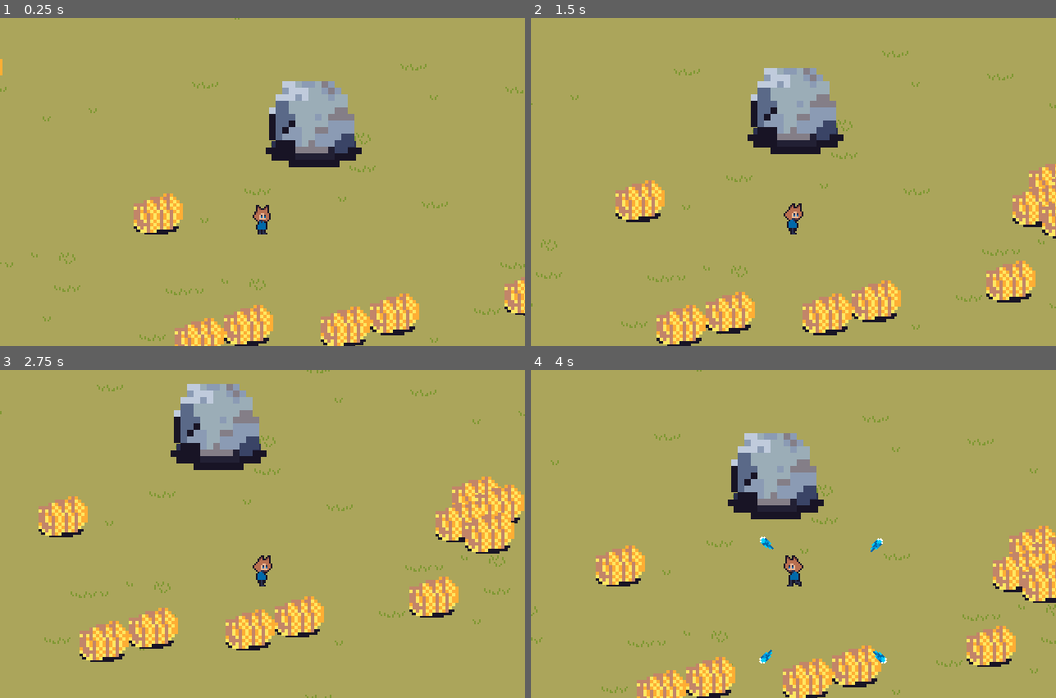
Above: before the commit, frames 1-4 (two rows, left to right).
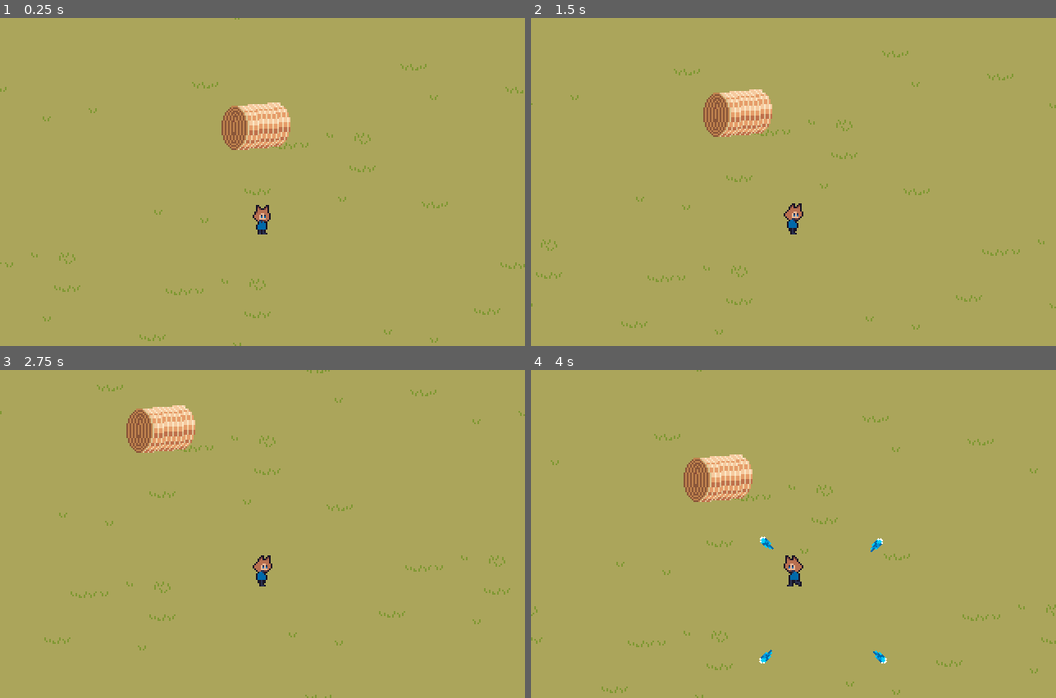
Above: after the commit, the same moments.

Repository: ColtonPhillips/its-spreading
Game: Godot game, scene res://scenes/world.tscn
Same seed, same stepped clock (60 frames per second), same inputs: the game is played once before the commit and once after it. This scene is started directly instead of the project's main scene. Sound files missing from this copy of the repository are replaced by a short silence.
Inputs:
- Up to frame 1 (0.25 s): no input
- Up to frame 2 (1.5 s): hold D (move_right) 0.53-1.28 s; hold S (move_down) from 1.28 s (still down)
- Up to frame 3 (2.75 s): release S (move_down) at 2.03 s; hold D (move_right) from 2.03 s (still down)
- Up to frame 4 (4 s): release D (move_right) at 2.78 s; hold W (move_up) 2.78-3.53 s; hold A (move_left) from 3.53 s (still down)

The runs differ from the first frame. In frame 1, 9.8% of the frame differs, in the area x 0-100%, y 12-100%; in frame 2, 12%; in frame 3, 14%, in the area x 7-100%, y 4-89%; in frame 4, 13%.

Commit message:
add hay bale

Diff:
--- a/scenes/gameplay/obstacles/blocks/bale_block.tscn
+++ b/scenes/gameplay/obstacles/blocks/bale_block.tscn
@@ -1,31 +1,20 @@
-[gd_scene load_steps=5 format=3 uid="uid://bk8yby3ot6nju"]
+[gd_scene load_steps=4 format=3 uid="uid://bk8yby3ot6nju"]
 
 [ext_resource type="PackedScene" uid="uid://kcswp7pahkxl" path="res://scenes/gameplay/obstacles/block.tscn" id="1_1qq4d"]
-[ext_resource type="Texture2D" uid="uid://uga1vtov1byt" path="res://art/gameplay/environment/misc.png" id="2_tgjao"]
-[ext_resource type="Texture2D" uid="uid://d07g3qtks3hl2" path="res://art/gameplay/shadow.png" id="3_36vbj"]
+[ext_resource type="Texture2D" uid="uid://6liiirbd1fed" path="res://art/gameplay/environment/hay_bale.png" id="2_ahk8s"]
 
-[sub_resource type="CircleShape2D" id="CircleShape2D_gura5"]
+[sub_resource type="CapsuleShape2D" id="CapsuleShape2D_m3nsp"]
+radius = 11.5417
+height = 43.1045
 
 [node name="BaleBlock" instance=ExtResource("1_1qq4d")]
-scale = Vector2(2, 2)
 
 [node name="Sprite2D" parent="." index="0"]
-position = Vector2(1.375, 5.78)
-texture = ExtResource("2_tgjao")
-region_enabled = true
+position = Vector2(0, -0.5)
+texture = ExtResource("2_ahk8s")
 region_rect = Rect2(0, 15.3248, 17.2166, 16.6752)
 
-[node name="Shadow" type="Sprite2D" parent="Sprite2D" index="0"]
-z_index = -1
-position = Vector2(-0.375001, -7.28)
-scale = Vector2(0.8125, 0.875)
-texture = ExtResource("3_36vbj")
-
 [node name="CollisionShape2D" parent="." index="1"]
-position = Vector2(1.375, 5.78)
-shape = SubResource("CircleShape2D_gura5")
-disabled = true
-
-[node name="CollisionPolygon2D" type="CollisionPolygon2D" parent="." index="2"]
-position = Vector2(1.275, 5.48)
-polygon = PackedVector2Array(-4.1, 5.7, -7.85, -2.15, 1.9, -5.4, 6.9, 1.7)
+position = Vector2(1, 10)
+rotation = 1.50098
+shape = SubResource("CapsuleShape2D_m3nsp")
--- a/scenes/gameplay/obstacles/rock.tscn
+++ /dev/null
@@ -1,21 +0,0 @@
-[gd_scene load_steps=3 format=3 uid="uid://bxjewhfinip"]
-
-[ext_resource type="Texture2D" uid="uid://uga1vtov1byt" path="res://art/gameplay/environment/misc.png" id="1_tstaa"]
-
-[sub_resource type="CapsuleShape2D" id="CapsuleShape2D_bde42"]
-radius = 4.4
-height = 13.6
-
-[node name="Rock" type="StaticBody2D"]
-scale = Vector2(2.5, 2.5)
-
-[node name="Sprite2D" type="Sprite2D" parent="."]
-position = Vector2(0.8, -2.4)
-texture = ExtResource("1_tstaa")
-region_enabled = true
-region_rect = Rect2(16, 0, 16, 16)
-
-[node name="CollisionShape2D" type="CollisionShape2D" parent="."]
-position = Vector2(-0.8, -0.4)
-rotation = 1.5708
-shape = SubResource("CapsuleShape2D_bde42")
--- a/scenes/gameplay/testing_chamber.tscn
+++ b/scenes/gameplay/testing_chamber.tscn
@@ -10,82 +10,52 @@
 position = Vector2(64, 0)
 
 [node name="BaleBlock" parent="." instance=ExtResource("2_74otc")]
-position = Vector2(130, -57)
+position = Vector2(-84, 873)
 
 [node name="BaleBlock2" parent="." instance=ExtResource("2_74otc")]
-position = Vector2(154, -67)
+position = Vector2(-236, -509)
 
 [node name="BlockRiock" parent="." instance=ExtResource("3_3diva")]
 position = Vector2(194, -173)
 
 [node name="BaleBlock3" parent="." instance=ExtResource("2_74otc")]
-position = Vector2(148, -50)
+position = Vector2(-241, -163)
 
 [node name="BaleBlock4" parent="." instance=ExtResource("2_74otc")]
 position = Vector2(96, -125)
 
 [node name="BaleBlock5" parent="." instance=ExtResource("2_74otc")]
-position = Vector2(140, -72)
-
-[node name="BaleBlock8" parent="." instance=ExtResource("2_74otc")]
-position = Vector2(338, -122)
-
-[node name="BaleBlock9" parent="." instance=ExtResource("2_74otc")]
-position = Vector2(362, -132)
-
-[node name="BaleBlock10" parent="." instance=ExtResource("2_74otc")]
-position = Vector2(356, -115)
-
-[node name="BaleBlock11" parent="." instance=ExtResource("2_74otc")]
-position = Vector2(348, -137)
+position = Vector2(-374, -407)
 
 [node name="BaleBlock6" parent="." instance=ExtResource("2_74otc")]
-position = Vector2(-18, -91)
+position = Vector2(-42, -323)
 
 [node name="BlockRiock2" parent="." instance=ExtResource("3_3diva")]
 position = Vector2(123, 108)
 
 [node name="BaleBlock12" parent="." instance=ExtResource("2_74otc")]
-position = Vector2(25, 156)
+position = Vector2(-78, 59)
 
 [node name="BaleBlock13" parent="." instance=ExtResource("2_74otc")]
-position = Vector2(267, 159)
+position = Vector2(432, 1014)
 
 [node name="BaleBlock14" parent="." instance=ExtResource("2_74otc")]
-position = Vector2(291, 149)
+position = Vector2(558, 854)
 
 [node name="BaleBlock15" parent="." instance=ExtResource("2_74otc")]
-position = Vector2(285, 166)
+position = Vector2(186, 420)
 
 [node name="BaleBlock16" parent="." instance=ExtResource("2_74otc")]
-position = Vector2(277, 144)
+position = Vector2(339, 164)
 
 [node name="BaleBlock17" parent="." instance=ExtResource("2_74otc")]
-position = Vector2(-89, 190)
-
-[node name="BaleBlock7" parent="." instance=ExtResource("2_74otc")]
-position = Vector2(269, 24)
+position = Vector2(-81, 446)
 
 [node name="BaleBlock18" parent="." instance=ExtResource("2_74otc")]
-position = Vector2(831, 120)
+position = Vector2(242, 802)
 
 [node name="BaleBlock19" parent="." instance=ExtResource("2_74otc")]
-position = Vector2(801, 128)
-
-[node name="BaleBlock20" parent="." instance=ExtResource("2_74otc")]
-position = Vector2(742, 127)
-
-[node name="BaleBlock21" parent="." instance=ExtResource("2_74otc")]
-position = Vector2(712, 135)
-
-[node name="BaleBlock22" parent="." instance=ExtResource("2_74otc")]
-position = Vector2(577, -29)
-
-[node name="BaleBlock23" parent="." instance=ExtResource("2_74otc")]
-position = Vector2(547, -21)
+position = Vector2(588, 584)
 
 [node name="BaleBlock24" parent="." instance=ExtResource("2_74otc")]
-position = Vector2(488, -22)
-
-[node name="BaleBlock25" parent="." instance=ExtResource("2_74otc")]
-position = Vector2(458, -14)
+position = Vector2(174, -464)
--- a/scenes/world.tscn
+++ b/scenes/world.tscn
@@ -64,35 +64,35 @@
 
 [node name="TestingChamber" parent="YSortableSceneGraph" instance=ExtResource("7_3lalr")]
 y_sort_enabled = true
-position = Vector2(-582, 28)
+position = Vector2(-1476, 733)
 
 [node name="TestingChamber2" parent="YSortableSceneGraph" instance=ExtResource("7_3lalr")]
 y_sort_enabled = true
-position = Vector2(420, -54)
+position = Vector2(1275, -1380)
 
 [node name="TestingChamber3" parent="YSortableSceneGraph" instance=ExtResource("7_3lalr")]
 y_sort_enabled = true
-position = Vector2(80, -69)
+position = Vector2(216, -1292)
 
 [node name="TestingChamber4" parent="YSortableSceneGraph" instance=ExtResource("7_3lalr")]
 y_sort_enabled = true
-position = Vector2(-351, 462)
+position = Vector2(-779, -1250)
 
 [node name="TestingChamber5" parent="YSortableSceneGraph" instance=ExtResource("7_3lalr")]
 y_sort_enabled = true
-position = Vector2(664, 449)
+position = Vector2(540, 442)
 
 [node name="TestingChamber6" parent="YSortableSceneGraph" instance=ExtResource("7_3lalr")]
 y_sort_enabled = true
-position = Vector2(-804, -618)
+position = Vector2(1310, 312)
 
 [node name="TestingChamber7" parent="YSortableSceneGraph" instance=ExtResource("7_3lalr")]
 y_sort_enabled = true
-position = Vector2(-1253, 436)
+position = Vector2(-442, 591)
 
 [node name="TestingChamber8" parent="YSortableSceneGraph" instance=ExtResource("7_3lalr")]
 y_sort_enabled = true
-position = Vector2(-1497, -161)
+position = Vector2(-1646, -1041)
 
 [node name="Menu" type="CanvasLayer" parent="."]
 process_mode = 3
Binary file added: art/gameplay/environment/hay_bale.png
Not shown, added: art/gameplay/environment/hay_bale.png.import
